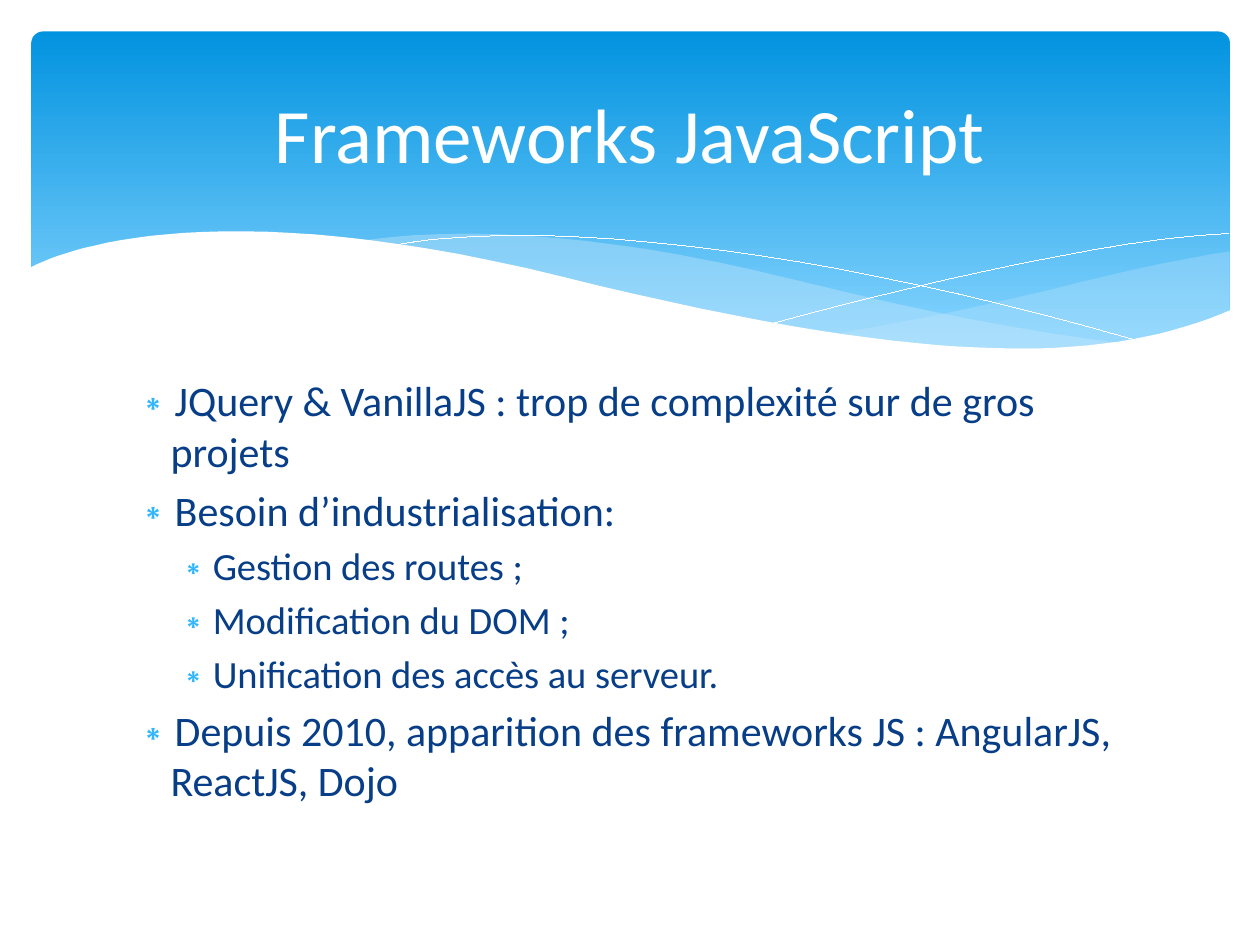
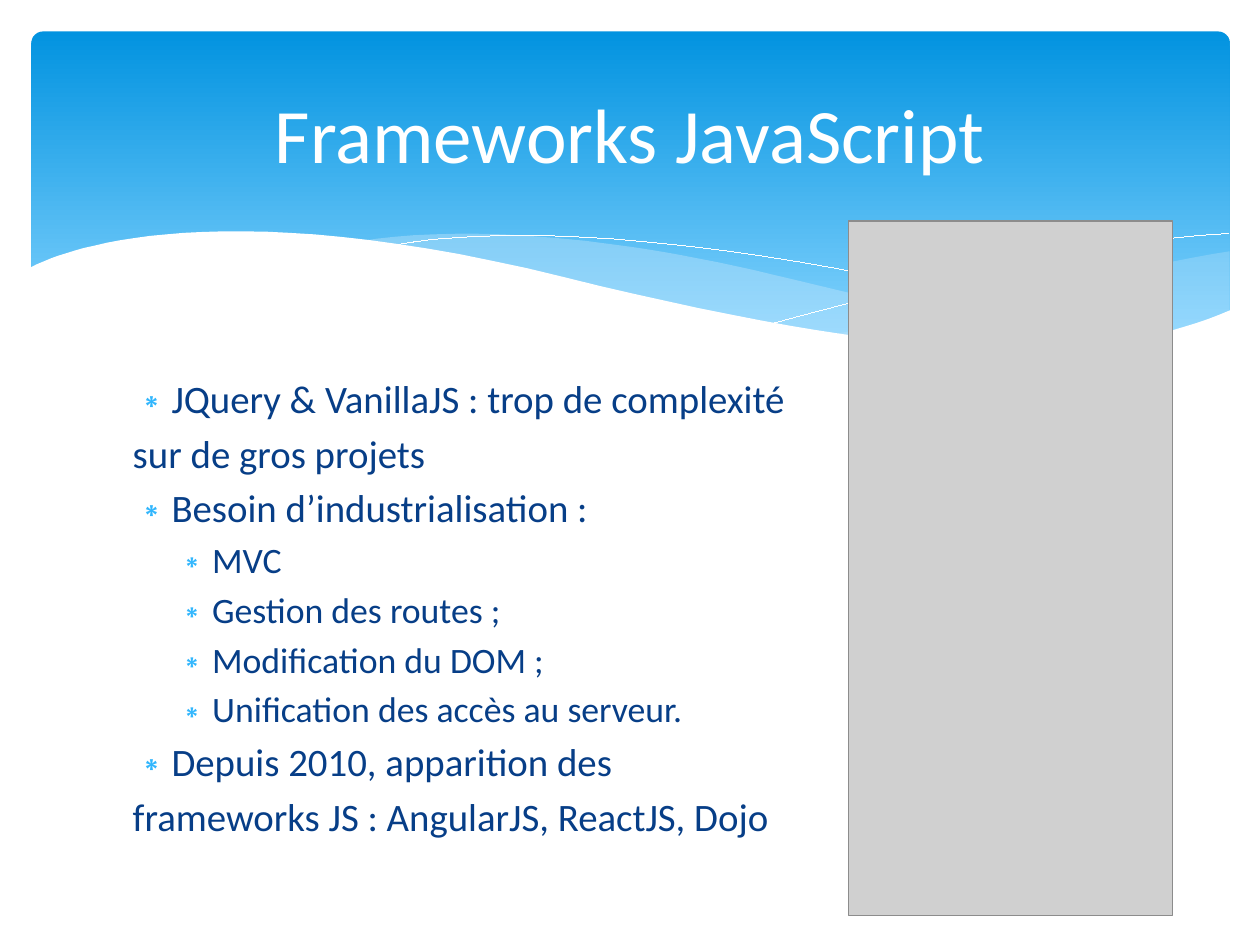
Before and after one commit to dalabord/ng-formation, a slide deck: slide 2 of formation_Angular.pptx. Drawn at 1260x945 pixels with LibreOffice and Linux fonts; fonts in the diff are those of the drawing; grey boxes stand for pictures. Boxes give left, top, right and bottom in pixels: in the first picture for what was removed or moved away, otherwise in the second. Text is boxed around its words. In the diff, an @@ line names an element or a change of style, - is before the commit and + after.

```diff
--- a/formation_Angular.pptx
+++ b/formation_Angular.pptx
@@ picture added at [848, 220, 1172, 915] @@
@@ text at [133, 386, 784, 574]: text changed; size 24 to 22.2 pt @@
-∗ JQuery & VanillaJS : trop de complexité sur de gros projets
-∗ Besoin d’industrialisation:
+∗ JQuery & VanillaJS : trop de complexité
+sur de gros projets
+∗ Besoin d’industrialisation :
+  ∗ MVC
@@ text at [212, 598, 683, 723]: size 22 to 20.4 pt in "Gestion des routes ;", "Modification du DOM ;", "Unification des accès au serveur." @@
@@ text at [133, 749, 768, 838]: text changed; size 24 to 22.2 pt @@
-∗ Depuis 2010, apparition des frameworks JS : AngularJS, ReactJS, Dojo
+∗ Depuis 2010, apparition des
+frameworks JS : AngularJS, ReactJS, Dojo
```
Also in this commit, not shown: 8 other slides changed, 16 other files.
